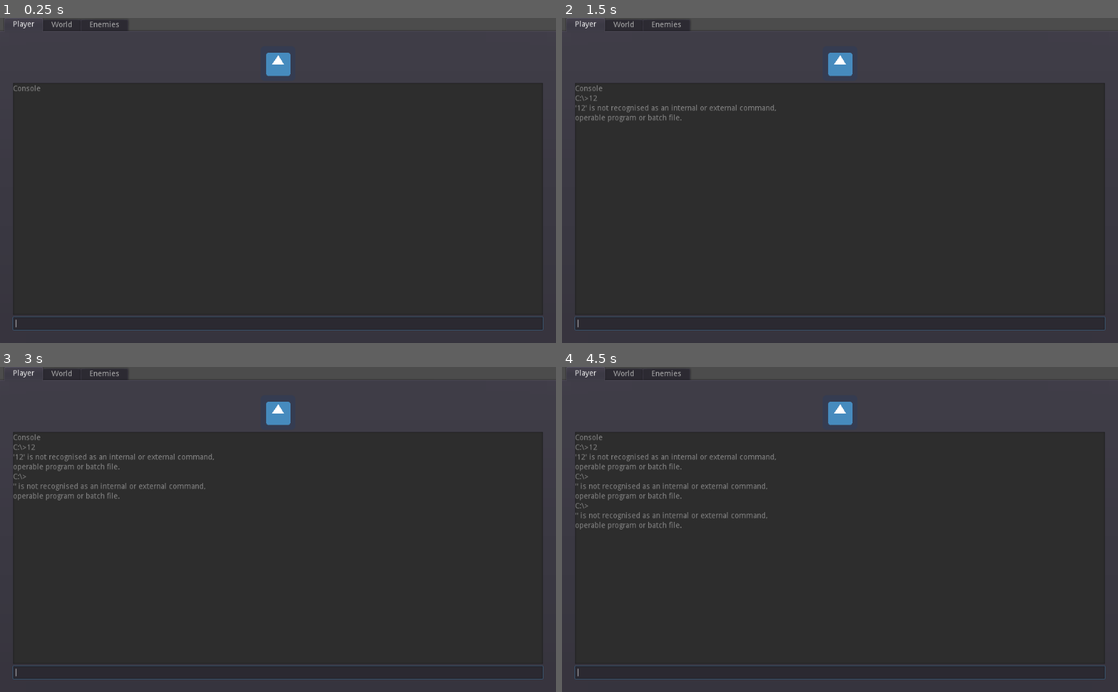
Above: before the commit, frames 1-4 (two rows, left to right).
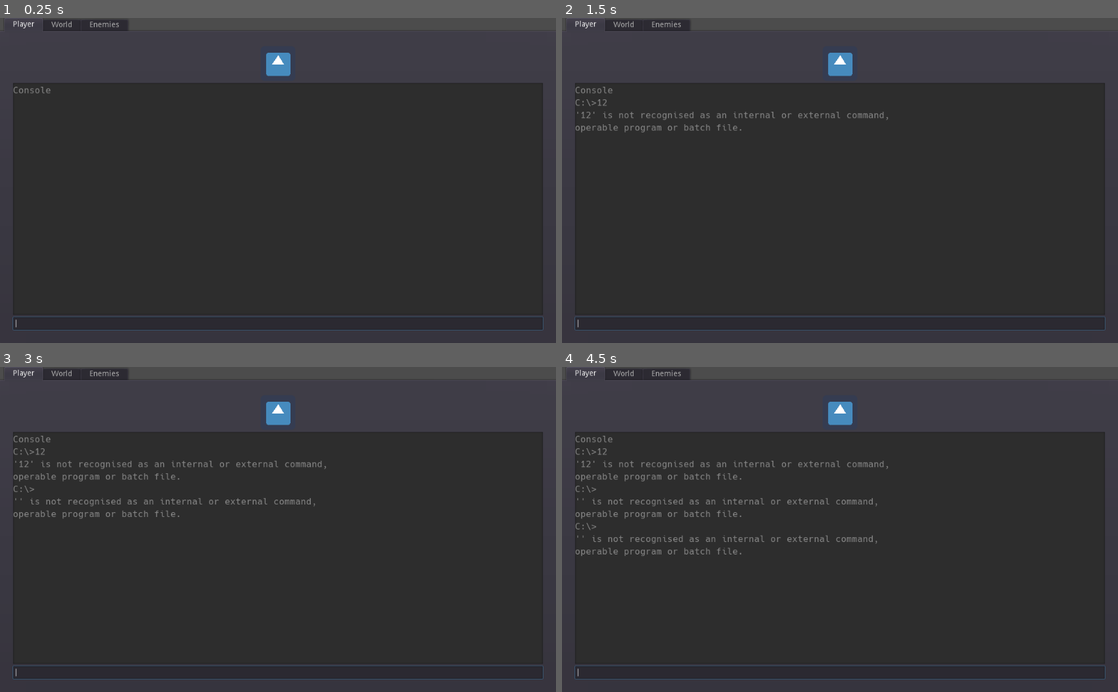
Above: after the commit, the same moments.

Repository: Tri-C-Games/CCC-Jam
Game: Godot game, scene res://UI/Hacking/Hacking GUI.tscn
The game is run twice, just before and just after one commit, with the same random seed, the same clock (stepped at 60 frames per second) and the same inputs. The project has no main scene, so this scene is started directly. The engine's default icon, where the game draws it, is replaced by a stand-in: a white triangle on a blue panel in a dark square.
Inputs (mouse positions are in pixels of both pictures, inside the frame that each line leads up to):
- Up to frame 1 (0.25 s): no input
- Up to frame 2 (1.5 s): click (840, 323) at 0.52 s; type "12" at 0.6 s; tap Enter at 1.25 s; hold Right (ui_right) from 1.28 s (still down)
- Up to frame 3 (3 s): tap Space at 2 s; release Right (ui_right) at 2.03 s; hold Left (ui_left) 2.03-2.78 s; tap Enter at 2.75 s; hold Right (ui_right) from 2.78 s (still down)
- Up to frame 4 (4.5 s): tap Space at 3.5 s; tap Enter at 4.25 s; release Right (ui_right) at 4.28 s; hold Left (ui_left) from 4.28 s (still down)

The runs differ from the first frame. In frame 1, less than 0.1% of the frame differs, in the area x 2-10%, y 20-24%; in frame 2, 1.0%; in frame 3, 1.8%; in frame 4, 2.6%, in the area x 2-59%, y 20-59%.

Commit message:
New font for the console.

Diff:
--- /dev/null
+++ b/UI/Hacking/Console Theme.tres
@@ -0,0 +1,9 @@
+[gd_resource type="Theme" load_steps=3 format=2]
+
+[ext_resource path="res://UI/Hacking/Hack-Regular.ttf" type="DynamicFontData" id=1]
+
+[sub_resource type="DynamicFont" id=1]
+font_data = ExtResource( 1 )
+
+[resource]
+default_font = SubResource( 1 )
--- a/UI/Hacking/Console.tscn
+++ b/UI/Hacking/Console.tscn
@@ -1,6 +1,7 @@
-[gd_scene load_steps=2 format=2]
+[gd_scene load_steps=3 format=2]
 
 [ext_resource path="res://UI/Hacking/Console.gd" type="Script" id=1]
+[ext_resource path="res://UI/Hacking/Console Theme.tres" type="Theme" id=2]
 
 [node name="Console" type="Control"]
 anchor_right = 1.0
@@ -24,6 +25,7 @@
 margin_bottom = 572.0
 focus_mode = 0
 size_flags_vertical = 3
+theme = ExtResource( 2 )
 text = "Console"
 readonly = true
 smooth_scrolling = true
Binary file added: UI/Hacking/Hack-Regular.ttf
